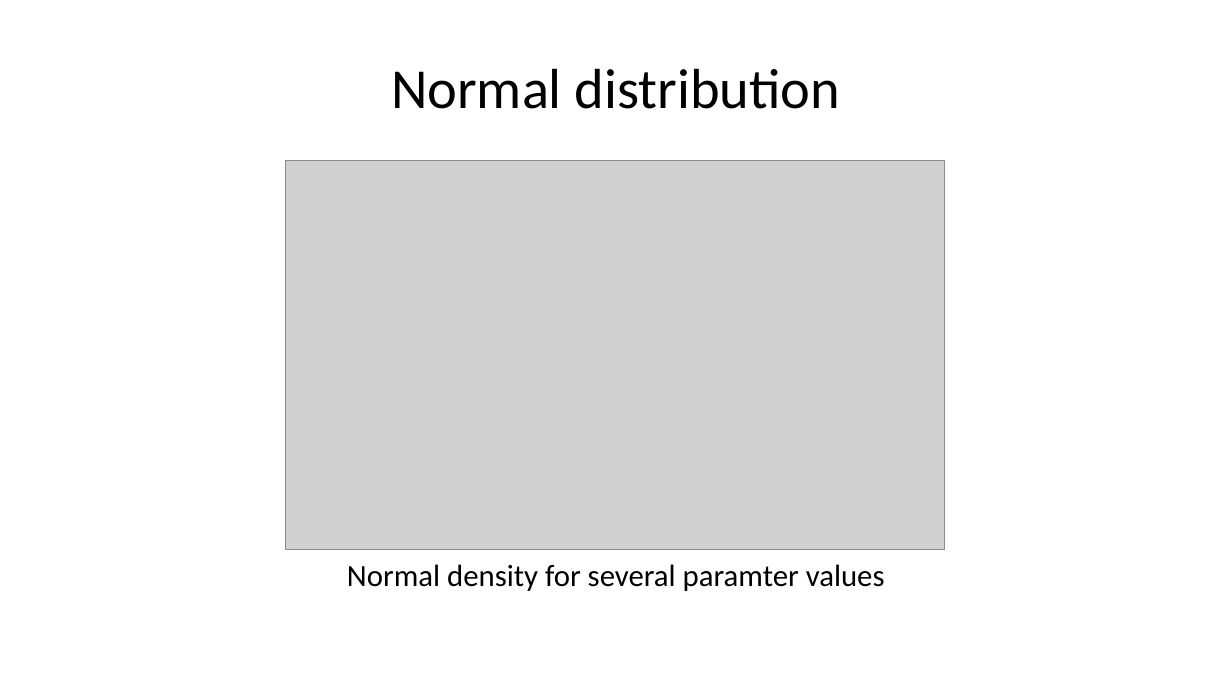
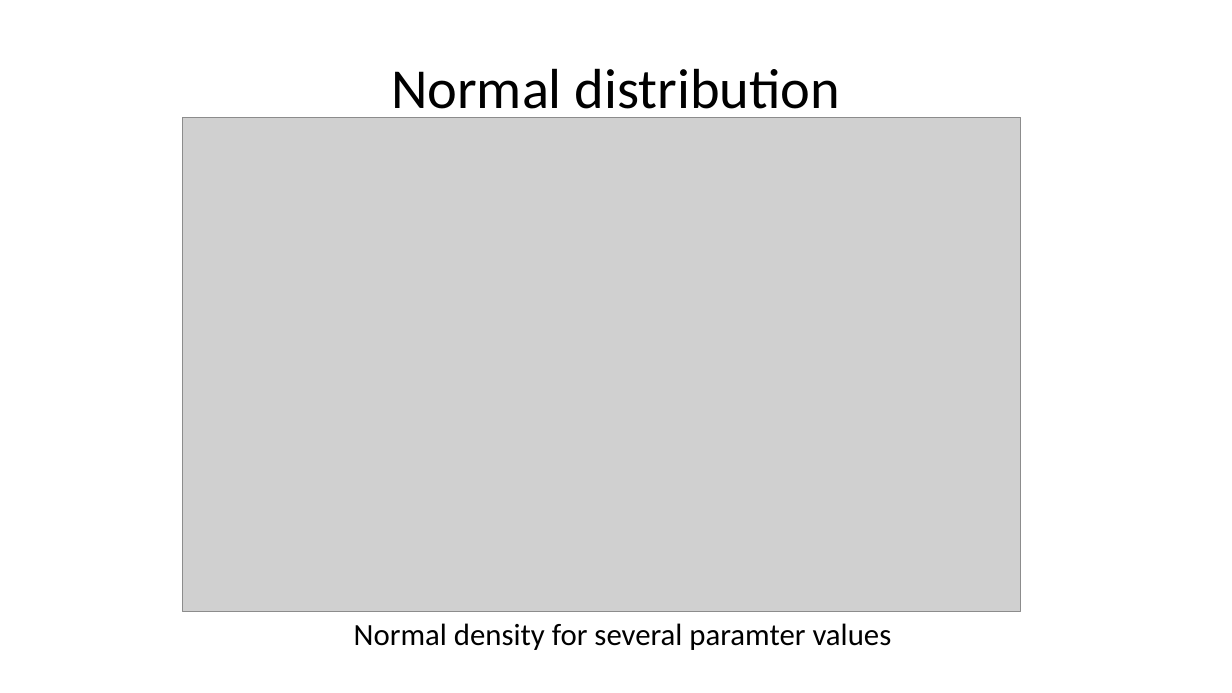
Before and after one commit to StephenElston/CSCI-E-83, a slide deck: slide 25 of LectureSlides/03a_ReviewOfProbability.pptx (slide 24 before the commit). Drawn at 1232x693 pixels with LibreOffice and Linux fonts; fonts in the diff are those of the drawing; grey boxes stand for pictures. Boxes give left, top, right and bottom in pixels: in the first picture for what was removed or moved away, otherwise in the second. Text is boxed around its words. In the diff, an @@ line names an element or a change of style, - is before the commit and + after.

```diff
--- a/LectureSlides/03a_ReviewOfProbability.pptx
+++ b/LectureSlides/03a_ReviewOfProbability.pptx
@@ picture: place and size @@
-picture at [286, 161, 945, 549]
+picture at [182, 117, 1021, 611]
@@ text "Normal density for several paramter ...": place and size @@
-text "Normal density for several paramter ..." at [347, 564, 885, 591]
+text "Normal density for several paramter ..." at [354, 623, 892, 650]
```
Also in this commit, not shown: 22 other slides changed, 3 slides added, 2 slides removed.
